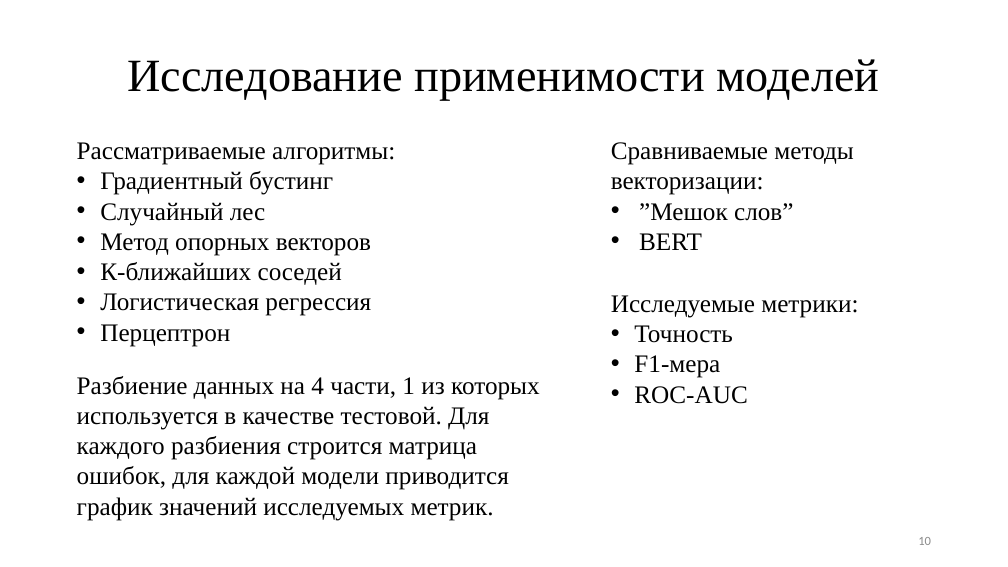
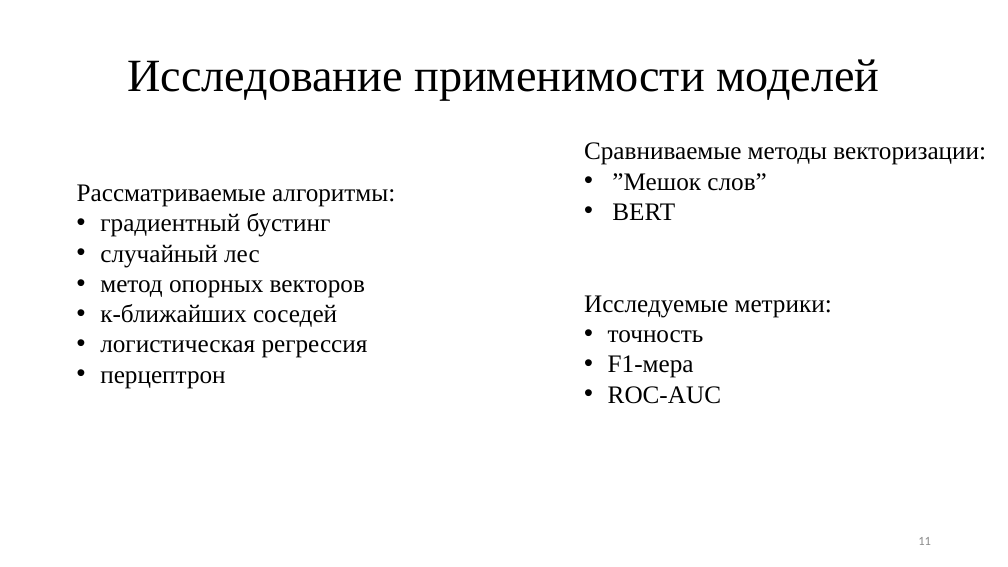
Before and after one commit to TheSawIsTheLaw/iWannaKillMyself, a slide deck: slide 11 of iWannaNote/iHatePresentations/presentation.pptx (slide 10 before the commit). Drawn at 1008x567 pixels with LibreOffice and Linux fonts; fonts in the diff are those of the drawing. Boxes give left, top, right and bottom in pixels: in the first picture for what was removed or moved away, otherwise in the second. Text is boxed around its words. In the diff, an @@ line names an element or a change of style, - is before the commit and + after.

```diff
--- a/iWannaNote/iHatePresentations/presentation.pptx
+++ b/iWannaNote/iHatePresentations/presentation.pptx
@@ text "Сравниваемые методы векторизации:" rewrapped from bbox=[611, 142, 853, 250] to bbox=[584, 142, 986, 220] @@
@@ text "Рассматриваемые алгоритмы:": place and size @@
-text "Рассматриваемые алгоритмы:" at bbox=[77, 142, 395, 347]
+text "Рассматриваемые алгоритмы:" at bbox=[77, 184, 395, 389]
@@ text at bbox=[100, 213, 368, 389]: text changed @@
-• Градиентный бустинг
-• Случайный лес
-• Метод опорных векторов
-• К-ближайших соседей
-• Логистическая регрессия
-• Перцептрон
+• градиентный бустинг
+• случайный лес
+• метод опорных векторов
+• к-ближайших соседей
+• логистическая регрессия
+• перцептрон
@@ text "Исследуемые метрики:": place and size @@
-text "Исследуемые метрики:" at bbox=[611, 295, 858, 404]
+text "Исследуемые метрики:" at bbox=[584, 295, 832, 404]
@@ text at bbox=[608, 330, 704, 343]: text changed @@
-• Точность
+• точность
@@ text removed at bbox=[77, 376, 540, 521] @@
-Разбиение данных на 4 части, 1 из которых используется в качестве тестовой. Для каждого разбиения строится матрица ошибок, для каждой модели приводится график значений исследуемых метрик.
@@ page number at bbox=[918, 537, 931, 545]: text changed @@
-10
+11
```
Also in this commit, not shown: 5 other slides changed, 1 slide added, 2 other files.
